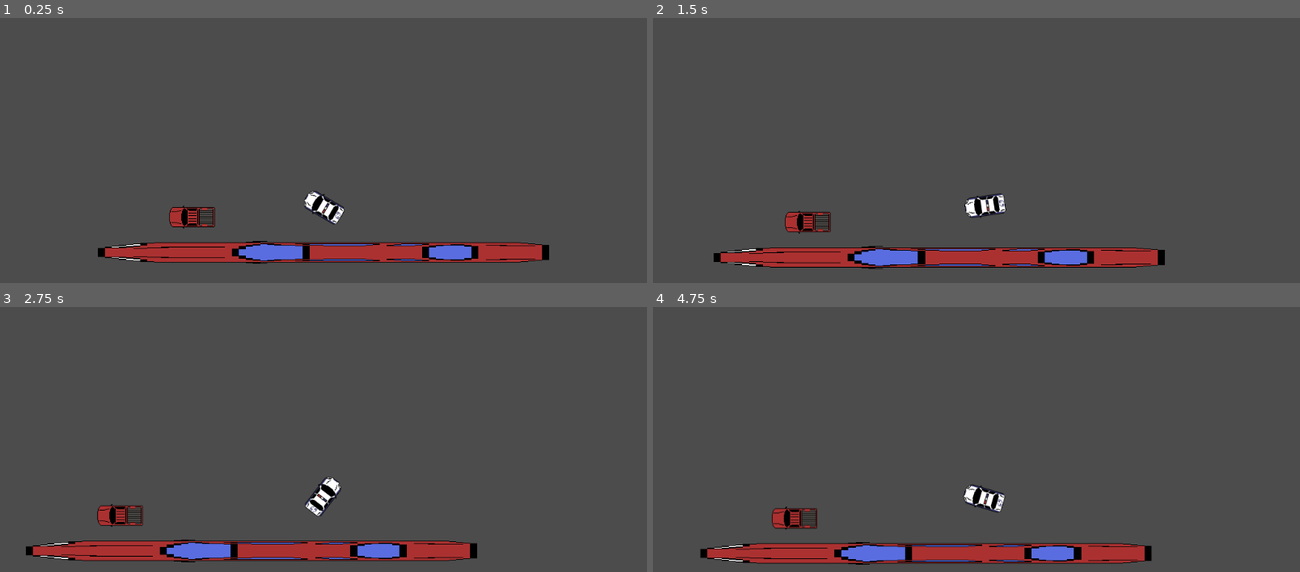
Above: before the commit, frames 1-4 (two rows, left to right).
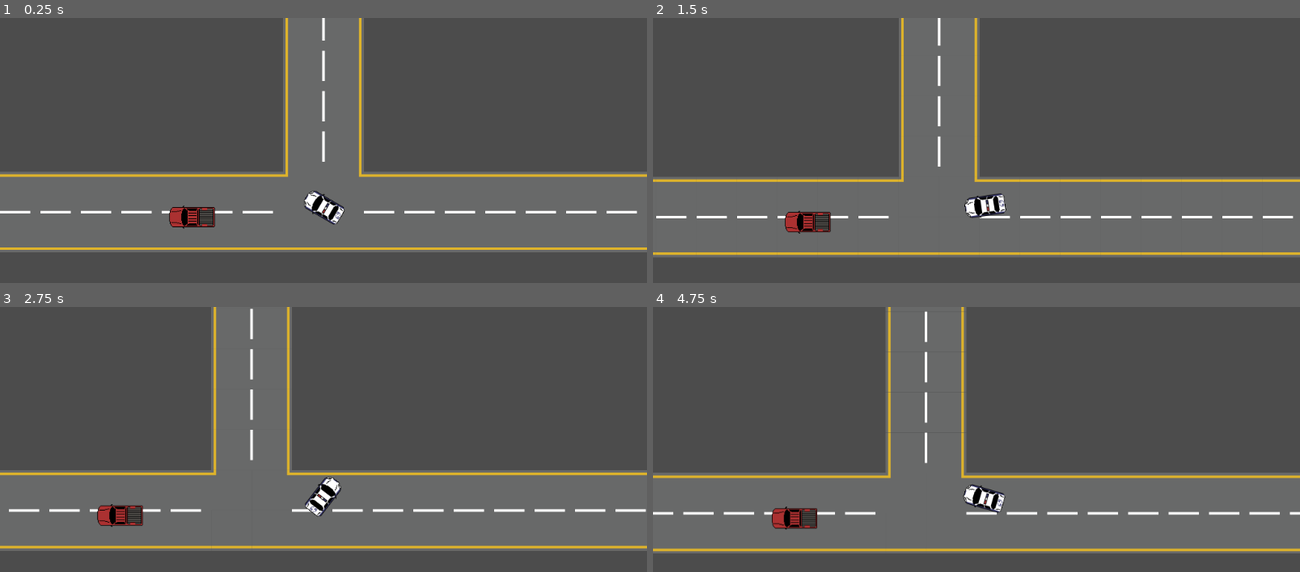
Above: after the commit, the same moments.

Repository: pixelpotato6791/open-theft-auto
Game: Godot game, scene res://Levels/Dev.tscn
Same seed, same stepped clock (60 frames per second), same inputs: the game is played once before the commit and once after it.
Inputs (mouse positions are in pixels of both pictures, inside the frame that each line leads up to):
- Up to frame 1 (0.25 s): no input
- Up to frame 2 (1.5 s): tap Enter at 0.5 s; move the mouse to (1118, 187) at 0.52 s; hold W (foward) 0.53-1.28 s; move the mouse to (847, 224) at 1.27 s; hold S (backwards) from 1.28 s (still down); tap Shift (run) at 1.35 s
- Up to frame 3 (2.75 s): move the mouse to (388, 413) at 2.02 s; release S (backwards) at 2.03 s; press the mouse at (388, 413) at 2.03 s
- Up to frame 4 (4.75 s): move the mouse to (944, 571) at 2.77 s; release the mouse at (944, 571) at 2.78 s; tap W (foward) at 2.85 s; move the mouse to (1170, 553) at 3.52 s; hold Shift (run) 3.53-4.28 s; hold S (backwards) from 3.53 s (still down); move the mouse to (782, 439) at 4.27 s; click (782, 439) at 4.35 s

The runs differ from the first frame. In frame 1, 39% of the frame differs, in the area x 0-100%, y 0-93%; in frame 2, 39%; in frame 3, 40%; in frame 4, 40%, in the area x 0-100%, y 0-98%.

Commit message:
Added T intersection

Diff:
--- a/Levels/Dev.tscn
+++ b/Levels/Dev.tscn
@@ -1,24 +1,17 @@
 [gd_scene load_steps=6 format=2]
 
 [ext_resource path="res://assets/player/Player.tscn" type="PackedScene" id=1]
-[ext_resource path="res://assets/vehicles/car1.png" type="Texture" id=2]
+[ext_resource path="res://Levels/world_tileset_v1.tres" type="TileSet" id=2]
 [ext_resource path="res://assets/vehicles/pickup_truck.png" type="Texture" id=3]
 [ext_resource path="res://assets/Entity.gd" type="Script" id=4]
 
 [sub_resource type="RectangleShape2D" id=1]
 extents = Vector2( 40, 20 )
 
-[node name="Dev" type="Node2D"]
+[node name="Main" type="Node2D"]
 
 [node name="Player" parent="." instance=ExtResource( 1 )]
 position = Vector2( 0, -72 )
-
-[node name="Sprite" type="Sprite" parent="."]
-scale = Vector2( 11.1562, 1 )
-texture = ExtResource( 2 )
-__meta__ = {
-"_edit_group_": true
-}
 
 [node name="TestDummy" type="KinematicBody2D" parent="."]
 position = Vector2( -212, -56 )
@@ -37,3 +30,9 @@
 [node name="Sprite" type="Sprite" parent="TestDummy"]
 position = Vector2( 4, 0 )
 texture = ExtResource( 3 )
+
+[node name="World" type="TileMap" parent="."]
+z_index = -1
+tile_set = ExtResource( 2 )
+format = 1
+tile_data = PoolIntArray( -524289, 4, 0, -589824, 9, 0, -458753, 4, 0, -524288, 9, 0, -393217, 4, 0, -458752, 9, 0, -327681, 4, 0, -393216, 9, 0, -262145, 4, 0, -327680, 9, 0, -196609, 4, 0, -262144, 9, 0, -131073, 4, 0, -196608, 9, 0, -65545, 0, 0, -65544, 0, 0, -65543, 0, 0, -65542, 0, 0, -65541, 0, 0, -65540, 0, 0, -65539, 0, 0, -65538, 0, 0, -65537, 12, 0, -131072, 11, 0, -131071, 0, 0, -131070, 0, 0, -131069, 0, 0, -131068, 0, 0, -131067, 0, 0, -131066, 0, 0, -131065, 0, 0, -131064, 0, 0, -131063, 0, 0, -9, 8, 0, -8, 8, 0, -7, 8, 0, -6, 8, 0, -5, 8, 0, -4, 8, 0, -3, 8, 0, -2, 8, 0, -1, 13, 0, -65536, 13, 0, -65535, 8, 0, -65534, 8, 0, -65533, 8, 0, -65532, 8, 0, -65531, 8, 0, -65530, 8, 0, -65529, 8, 0, -65528, 8, 0, -65527, 8, 0 )
--- /dev/null
+++ b/Levels/world_tileset_v1.tres
@@ -0,0 +1,299 @@
+[gd_resource type="TileSet" load_steps=2 format=2]
+
+[ext_resource path="res://assets/world/road_tile_v1.png" type="Texture" id=1]
+
+[resource]
+0/name = "road_tile_v1.png 0"
+0/texture = ExtResource( 1 )
+0/tex_offset = Vector2( 0, 0 )
+0/modulate = Color( 1, 1, 1, 1 )
+0/region = Rect2( 0, 0, 64, 64 )
+0/tile_mode = 0
+0/occluder_offset = Vector2( 0, 0 )
+0/navigation_offset = Vector2( 0, 0 )
+0/shape_offset = Vector2( 0, 0 )
+0/shape_transform = Transform2D( 1, 0, 0, 1, 0, 0 )
+0/shape_one_way = false
+0/shape_one_way_margin = 0.0
+0/shapes = [  ]
+0/z_index = 0
+1/name = "road_tile_v1.png 1"
+1/texture = ExtResource( 1 )
+1/tex_offset = Vector2( 0, 0 )
+1/modulate = Color( 1, 1, 1, 1 )
+1/region = Rect2( 192, 0, 64, 64 )
+1/tile_mode = 0
+1/occluder_offset = Vector2( 0, 0 )
+1/navigation_offset = Vector2( 0, 0 )
+1/shape_offset = Vector2( 0, 0 )
+1/shape_transform = Transform2D( 1, 0, 0, 1, 0, 0 )
+1/shape_one_way = false
+1/shape_one_way_margin = 0.0
+1/shapes = [  ]
+1/z_index = 0
+2/name = "road_tile_v1.png 2"
+2/texture = ExtResource( 1 )
+2/tex_offset = Vector2( 0, 0 )
+2/modulate = Color( 1, 1, 1, 1 )
+2/region = Rect2( 288, 0, 64, 64 )
+2/tile_mode = 0
+2/occluder_offset = Vector2( 0, 0 )
+2/navigation_offset = Vector2( 0, 0 )
+2/shape_offset = Vector2( 0, 0 )
+2/shape_transform = Transform2D( 1, 0, 0, 1, 0, 0 )
+2/shape_one_way = false
+2/shape_one_way_margin = 0.0
+2/shapes = [  ]
+2/z_index = 0
+3/name = "road_tile_v1.png 3"
+3/texture = ExtResource( 1 )
+3/tex_offset = Vector2( 0, 0 )
+3/modulate = Color( 1, 1, 1, 1 )
+3/region = Rect2( 448, 0, 64, 64 )
+3/tile_mode = 0
+3/occluder_offset = Vector2( 0, 0 )
+3/navigation_offset = Vector2( 0, 0 )
+3/shape_offset = Vector2( 0, 0 )
+3/shape_transform = Transform2D( 1, 0, 0, 1, 0, 0 )
+3/shape_one_way = false
+3/shape_one_way_margin = 0.0
+3/shapes = [  ]
+3/z_index = 0
+4/name = "road_tile_v1.png 4"
+4/texture = ExtResource( 1 )
+4/tex_offset = Vector2( 0, 0 )
+4/modulate = Color( 1, 1, 1, 1 )
+4/region = Rect2( 0, 224, 64, 64 )
+4/tile_mode = 0
+4/occluder_offset = Vector2( 0, 0 )
+4/navigation_offset = Vector2( 0, 0 )
+4/shape_offset = Vector2( 0, 0 )
+4/shape_transform = Transform2D( 1, 0, 0, 1, 0, 0 )
+4/shape_one_way = false
+4/shape_one_way_margin = 0.0
+4/shapes = [  ]
+4/z_index = 0
+5/name = "road_tile_v1.png 5"
+5/texture = ExtResource( 1 )
+5/tex_offset = Vector2( 0, 0 )
+5/modulate = Color( 1, 1, 1, 1 )
+5/region = Rect2( 160, 320, 64, 64 )
+5/tile_mode = 0
+5/occluder_offset = Vector2( 0, 0 )
+5/navigation_offset = Vector2( 0, 0 )
+5/shape_offset = Vector2( 0, 0 )
+5/shape_transform = Transform2D( 1, 0, 0, 1, 0, 0 )
+5/shape_one_way = false
+5/shape_one_way_margin = 0.0
+5/shapes = [  ]
+5/z_index = 0
+6/name = "road_tile_v1.png 6"
+6/texture = ExtResource( 1 )
+6/tex_offset = Vector2( 0, 0 )
+6/modulate = Color( 1, 1, 1, 1 )
+6/region = Rect2( 224, 160, 64, 64 )
+6/tile_mode = 0
+6/occluder_offset = Vector2( 0, 0 )
+6/navigation_offset = Vector2( 0, 0 )
+6/shape_offset = Vector2( 0, 0 )
+6/shape_transform = Transform2D( 1, 0, 0, 1, 0, 0 )
+6/shape_one_way = false
+6/shape_one_way_margin = 0.0
+6/shapes = [  ]
+6/z_index = 0
+7/name = "road_tile_v1.png 7"
+7/texture = ExtResource( 1 )
+7/tex_offset = Vector2( 0, 0 )
+7/modulate = Color( 1, 1, 1, 1 )
+7/region = Rect2( 320, 320, 64, 64 )
+7/tile_mode = 0
+7/occluder_offset = Vector2( 0, 0 )
+7/navigation_offset = Vector2( 0, 0 )
+7/shape_offset = Vector2( 0, 0 )
+7/shape_transform = Transform2D( 1, 0, 0, 1, 0, 0 )
+7/shape_one_way = false
+7/shape_one_way_margin = 0.0
+7/shapes = [  ]
+7/z_index = 0
+8/name = "road_tile_v1.png 8"
+8/texture = ExtResource( 1 )
+8/tex_offset = Vector2( 0, 0 )
+8/modulate = Color( 1, 1, 1, 1 )
+8/region = Rect2( 0, 128, 64, 64 )
+8/tile_mode = 0
+8/occluder_offset = Vector2( 0, 0 )
+8/navigation_offset = Vector2( 0, 0 )
+8/shape_offset = Vector2( 0, 0 )
+8/shape_transform = Transform2D( 1, 0, 0, 1, 0, 0 )
+8/shape_one_way = false
+8/shape_one_way_margin = 0.0
+8/shapes = [  ]
+8/z_index = 0
+9/name = "road_tile_v1.png 9"
+9/texture = ExtResource( 1 )
+9/tex_offset = Vector2( 0, 0 )
+9/modulate = Color( 1, 1, 1, 1 )
+9/region = Rect2( 128, 224, 64, 64 )
+9/tile_mode = 0
+9/occluder_offset = Vector2( 0, 0 )
+9/navigation_offset = Vector2( 0, 0 )
+9/shape_offset = Vector2( 0, 0 )
+9/shape_transform = Transform2D( 1, 0, 0, 1, 0, 0 )
+9/shape_one_way = false
+9/shape_one_way_margin = 0.0
+9/shapes = [  ]
+9/z_index = 0
+10/name = "road_tile_v1.png 10"
+10/texture = ExtResource( 1 )
+10/tex_offset = Vector2( 0, 0 )
+10/modulate = Color( 1, 1, 1, 1 )
+10/region = Rect2( 352, 0, 64, 64 )
+10/tile_mode = 0
+10/occluder_offset = Vector2( 0, 0 )
+10/navigation_offset = Vector2( 0, 0 )
+10/shape_offset = Vector2( 0, 0 )
+10/shape_transform = Transform2D( 1, 0, 0, 1, 0, 0 )
+10/shape_one_way = false
+10/shape_one_way_margin = 0.0
+10/shapes = [  ]
+10/z_index = 0
+11/name = "road_tile_v1.png 11"
+11/texture = ExtResource( 1 )
+11/tex_offset = Vector2( 0, 0 )
+11/modulate = Color( 1, 1, 1, 1 )
+11/region = Rect2( 288, 64, 64, 64 )
+11/tile_mode = 0
+11/occluder_offset = Vector2( 0, 0 )
+11/navigation_offset = Vector2( 0, 0 )
+11/shape_offset = Vector2( 0, 0 )
+11/shape_transform = Transform2D( 1, 0, 0, 1, 0, 0 )
+11/shape_one_way = false
+11/shape_one_way_margin = 0.0
+11/shapes = [  ]
+11/z_index = 0
+12/name = "road_tile_v1.png 12"
+12/texture = ExtResource( 1 )
+12/tex_offset = Vector2( 0, 0 )
+12/modulate = Color( 1, 1, 1, 1 )
+12/region = Rect2( 352, 64, 64, 64 )
+12/tile_mode = 0
+12/occluder_offset = Vector2( 0, 0 )
+12/navigation_offset = Vector2( 0, 0 )
+12/shape_offset = Vector2( 0, 0 )
+12/shape_transform = Transform2D( 1, 0, 0, 1, 0, 0 )
+12/shape_one_way = false
+12/shape_one_way_margin = 0.0
+12/shapes = [  ]
+12/z_index = 0
+13/name = "road_tile_v1.png 13"
+13/texture = ExtResource( 1 )
+13/tex_offset = Vector2( 0, 0 )
+13/modulate = Color( 1, 1, 1, 1 )
+13/region = Rect2( 448, 64, 64, 64 )
+13/tile_mode = 0
+13/occluder_offset = Vector2( 0, 0 )
+13/navigation_offset = Vector2( 0, 0 )
+13/shape_offset = Vector2( 0, 0 )
+13/shape_transform = Transform2D( 1, 0, 0, 1, 0, 0 )
+13/shape_one_way = false
+13/shape_one_way_margin = 0.0
+13/shapes = [  ]
+13/z_index = 0
+14/name = "road_tile_v1.png 14"
+14/texture = ExtResource( 1 )
+14/tex_offset = Vector2( 0, 0 )
+14/modulate = Color( 1, 1, 1, 1 )
+14/region = Rect2( 288, 160, 64, 64 )
+14/tile_mode = 0
+14/occluder_offset = Vector2( 0, 0 )
+14/navigation_offset = Vector2( 0, 0 )
+14/shape_offset = Vector2( 0, 0 )
+14/shape_transform = Transform2D( 1, 0, 0, 1, 0, 0 )
+14/shape_one_way = false
+14/shape_one_way_margin = 0.0
+14/shapes = [  ]
+14/z_index = 0
+15/name = "road_tile_v1.png 15"
+15/texture = ExtResource( 1 )
+15/tex_offset = Vector2( 0, 0 )
+15/modulate = Color( 1, 1, 1, 1 )
+15/region = Rect2( 224, 224, 64, 64 )
+15/tile_mode = 0
+15/occluder_offset = Vector2( 0, 0 )
+15/navigation_offset = Vector2( 0, 0 )
+15/shape_offset = Vector2( 0, 0 )
+15/shape_transform = Transform2D( 1, 0, 0, 1, 0, 0 )
+15/shape_one_way = false
+15/shape_one_way_margin = 0.0
+15/shapes = [  ]
+15/z_index = 0
+16/name = "road_tile_v1.png 16"
+16/texture = ExtResource( 1 )
+16/tex_offset = Vector2( 0, 0 )
+16/modulate = Color( 1, 1, 1, 1 )
+16/region = Rect2( 288, 224, 64, 64 )
+16/tile_mode = 0
+16/occluder_offset = Vector2( 0, 0 )
+16/navigation_offset = Vector2( 0, 0 )
+16/shape_offset = Vector2( 0, 0 )
+16/shape_transform = Transform2D( 1, 0, 0, 1, 0, 0 )
+16/shape_one_way = false
+16/shape_one_way_margin = 0.0
+16/shapes = [  ]
+16/z_index = 0
+17/name = "road_tile_v1.png 17"
+17/texture = ExtResource( 1 )
+17/tex_offset = Vector2( 0, 0 )
+17/modulate = Color( 1, 1, 1, 1 )
+17/region = Rect2( 224, 320, 64, 64 )
+17/tile_mode = 0
+17/occluder_offset = Vector2( 0, 0 )
+17/navigation_offset = Vector2( 0, 0 )
+17/shape_offset = Vector2( 0, 0 )
+17/shape_transform = Transform2D( 1, 0, 0, 1, 0, 0 )
+17/shape_one_way = false
+17/shape_one_way_margin = 0.0
+17/shapes = [  ]
+17/z_index = 0
+18/name = "road_tile_v1.png 18"
+18/texture = ExtResource( 1 )
+18/tex_offset = Vector2( 0, 0 )
+18/modulate = Color( 1, 1, 1, 1 )
+18/region = Rect2( 384, 320, 64, 64 )
+18/tile_mode = 0
+18/occluder_offset = Vector2( 0, 0 )
+18/navigation_offset = Vector2( 0, 0 )
+18/shape_offset = Vector2( 0, 0 )
+18/shape_transform = Transform2D( 1, 0, 0, 1, 0, 0 )
+18/shape_one_way = false
+18/shape_one_way_margin = 0.0
+18/shapes = [  ]
+18/z_index = 0
+19/name = "road_tile_v1.png 19"
+19/texture = ExtResource( 1 )
+19/tex_offset = Vector2( 0, 0 )
+19/modulate = Color( 1, 1, 1, 1 )
+19/region = Rect2( 64, 224, 64, 64 )
+19/tile_mode = 0
+19/occluder_offset = Vector2( 0, 0 )
+19/navigation_offset = Vector2( 0, 0 )
+19/shape_offset = Vector2( 0, 0 )
+19/shape_transform = Transform2D( 1, 0, 0, 1, 0, 0 )
+19/shape_one_way = false
+19/shape_one_way_margin = 0.0
+19/shapes = [  ]
+19/z_index = 0
+20/name = "road_tile_v1.png 20"
+20/texture = ExtResource( 1 )
+20/tex_offset = Vector2( 0, 0 )
+20/modulate = Color( 1, 1, 1, 1 )
+20/region = Rect2( 0, 64, 64, 64 )
+20/tile_mode = 0
+20/occluder_offset = Vector2( 0, 0 )
+20/navigation_offset = Vector2( 0, 0 )
+20/shape_offset = Vector2( 0, 0 )
+20/shape_transform = Transform2D( 1, 0, 0, 1, 0, 0 )
+20/shape_one_way = false
+20/shape_one_way_margin = 0.0
+20/shapes = [  ]
+20/z_index = 0
--- a/project.godot
+++ b/project.godot
@@ -42,12 +42,12 @@
 
 run={
 "deadzone": 0.5,
-"events": [ Object(InputEventKey,"resource_local_to_scene":false,"resource_name":"","device":0,"alt":false,"shift":false,"control":false,"meta":false,"command":false,"pressed":false,"scancode":16777237,"unicode":0,"echo":false,"script":null)
+"events": [ Object(InputEventKey,"resource_local_to_scene":false,"resource_name":"","device":0,"alt":false,"shift":false,"control":false,"meta":false,"command":false,"pressed":false,"scancode":16777237,"physical_scancode":0,"unicode":0,"echo":false,"script":null)
  ]
 }
 foward={
 "deadzone": 0.5,
-"events": [ Object(InputEventKey,"resource_local_to_scene":false,"resource_name":"","device":0,"alt":false,"shift":false,"control":false,"meta":false,"command":false,"pressed":false,"scancode":87,"unicode":0,"echo":false,"script":null)
+"events": [ Object(InputEventKey,"resource_local_to_scene":false,"resource_name":"","device":0,"alt":false,"shift":false,"control":false,"meta":false,"command":false,"pressed":false,"scancode":87,"physical_scancode":0,"unicode":0,"echo":false,"script":null)
  ]
 }
 shoot={
@@ -57,7 +57,7 @@
 }
 backwards={
 "deadzone": 0.5,
-"events": [ Object(InputEventKey,"resource_local_to_scene":false,"resource_name":"","device":0,"alt":false,"shift":false,"control":false,"meta":false,"command":false,"pressed":false,"scancode":83,"unicode":0,"echo":false,"script":null)
+"events": [ Object(InputEventKey,"resource_local_to_scene":false,"resource_name":"","device":0,"alt":false,"shift":false,"control":false,"meta":false,"command":false,"pressed":false,"scancode":83,"physical_scancode":0,"unicode":0,"echo":false,"script":null)
  ]
 }
 
Binary file added: assets/world/road_tile_v1.png
Not shown, added: assets/world/road_tile_v1.png.import
